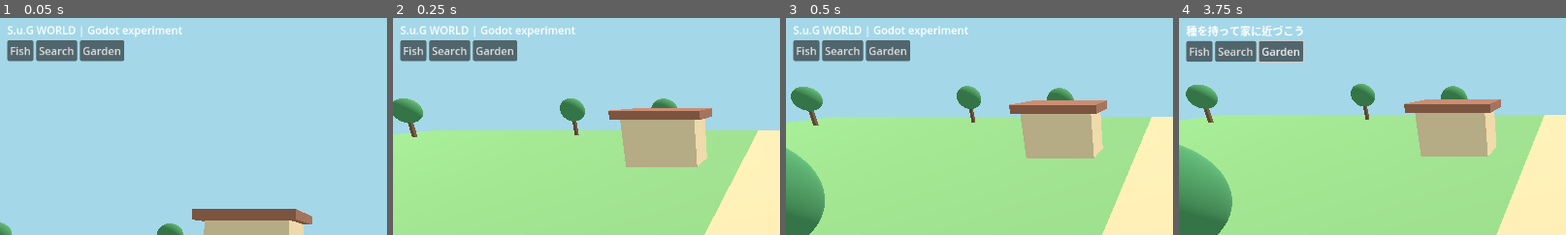
Above: before the commit, frames 1-4 (left to right).
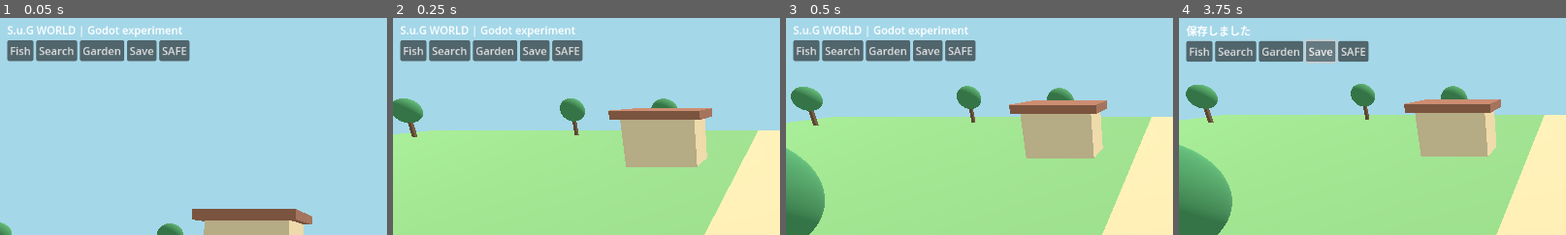
Above: after the commit, the same moments.

Repository: koji06ochi-ship-it/SUG-WORLD-3D
Game: Godot game, scene res://main.tscn
Same seed, same stepped clock (60 frames per second), same inputs: the game is played once before the commit and once after it.
Inputs (mouse positions are % of the whole screen's width and height, from its top left):
- Up to frame 1 (0.05 s): no input
- Up to frame 2 (0.25 s): no input
- Up to frame 3 (0.5 s): no input
- Up to frame 4 (3.75 s): click "Fish" at 0.5 s; click "Fish" at 1.25 s; click "Search" at 2 s; click "Garden" at 2.75 s; click (19, 11) at 3.5 s, where only the run after the commit has a clickable "Save"
The pictures show only the part of the screen within x 1-51%, y 3-53%; the shares and areas given below are measured in that part.

The runs differ from the first frame. In frame 1, 1.5% of the frame differs, in the area x 32-50%, y 10-21%; in frame 2, 1.5%; in frame 3, 1.5%; in frame 4, 2.6%, in the area x 2-50%, y 3-21%.

Commit message:
Integrate Godot save, event dedup and offline SAFE overlay

Diff:
--- a/godot/valley.gd
+++ b/godot/valley.gd
@@ -5,13 +5,20 @@
 var heading := 0.0
 var lake_position := Vector3(-12, 0, 22)
 var house_position := Vector3(8, 0, 22)
-var inventory := {"fish": 0, "key": 0, "seeds": 0}
+var state := WorldState.new()
+var navigation := WorldNavigation.new()
+var overlay: PanelContainer
+var overlay_open := false
+var fish_attempts := 0
 var status: Label
 
 func _ready() -> void:
     _create_environment()
     _create_player()
     _create_ui()
+    if state.load_save():
+        player.position = state.world_position
+        fish_attempts = int(state.inventory.get("fish", 0))
 
 func _make_box(name: String, pos: Vector3, size: Vector3, color: Color) -> StaticBody3D:
     var body := StaticBody3D.new()
@@ -110,28 +117,60 @@
     panel.add_child(status)
     var buttons := HBoxContainer.new()
     panel.add_child(buttons)
-    for action in ["Fish", "Search", "Garden"]:
+    for action in ["Fish", "Search", "Garden", "Save", "SAFE"]:
         var button := Button.new()
         button.text = action
         button.pressed.connect(_action.bind(action))
         buttons.add_child(button)
+    overlay = PanelContainer.new()
+    overlay.position = Vector2(20, 110)
+    overlay.custom_minimum_size = Vector2(330, 130)
+    overlay.visible = false
+    layer.add_child(overlay)
+    var content := VBoxContainer.new()
+    overlay.add_child(content)
+    var text := Label.new()
+    text.text = "15 | SAFE\n緊急時：119／110\n通信・ログイン不要"
+    content.add_child(text)
+    var back := Button.new()
+    back.text = "ゲームに戻る"
+    back.pressed.connect(_close_overlay)
+    content.add_child(back)
+
+func _close_overlay() -> void:
+    overlay.visible = false
+    overlay_open = false
+    navigation.back()
+    player.position = state.world_position
 
 func _action(action: String) -> void:
+    if action == "Save":
+        state.world_position = player.position
+        status.text = "保存しました" if state.save() else "保存失敗"
+        return
+    if action == "SAFE":
+        state.world_position = player.position
+        navigation.open_screen("15", player.position)
+        overlay.visible = true
+        overlay_open = true
+        return
+    if overlay_open:
+        return
     if action == "Fish":
         if player.position.distance_to(lake_position) > 15:
             status.text = "湖に近づこう"
         else:
-            inventory["fish"] += 1
+            fish_attempts += 1
+            state.award_once("fish_%d" % fish_attempts, "fish", 1)
             status.text = "魚が釣れた"
-            if inventory["fish"] == 2:
-                inventory["key"] += 1
+            if fish_attempts == 2 and state.award_once("lake_key_first", "key", 1):
                 status.text = "古い鍵が釣れた！"
     elif action == "Search":
-        inventory["seeds"] += 1
-        status.text = "種を発見した"
+        status.text = "種を発見した" if state.award_once("seed_first", "seeds", 1) else "ここはもう調べた"
     elif action == "Garden":
-        if player.position.distance_to(house_position) < 7 and inventory["seeds"] > 0:
-            inventory["seeds"] -= 1
+        if player.position.distance_to(house_position) < 7 and int(state.inventory.get("seeds", 0)) > 0:
+            state.inventory["seeds"] = int(state.inventory["seeds"]) - 1
+            state.garden["planted"] = int(state.garden.get("planted", 0)) + 1
             status.text = "庭に種を植えた"
         else:
             status.text = "種を持って家に近づこう"
@@ -139,6 +178,9 @@
 func _physics_process(delta: float) -> void:
     var forward := (1.0 if (Input.is_key_pressed(KEY_W) or Input.is_key_pressed(KEY_UP)) else 0.0) - (1.0 if (Input.is_key_pressed(KEY_S) or Input.is_key_pressed(KEY_DOWN)) else 0.0)
     var turn := (1.0 if (Input.is_key_pressed(KEY_D) or Input.is_key_pressed(KEY_RIGHT)) else 0.0) - (1.0 if (Input.is_key_pressed(KEY_A) or Input.is_key_pressed(KEY_LEFT)) else 0.0)
+    if overlay_open:
+        forward = 0.0
+        turn = 0.0
     heading += turn * delta * 1.8
     player.rotation.y = heading
     var direction := Vector3(sin(heading), 0, cos(heading))
